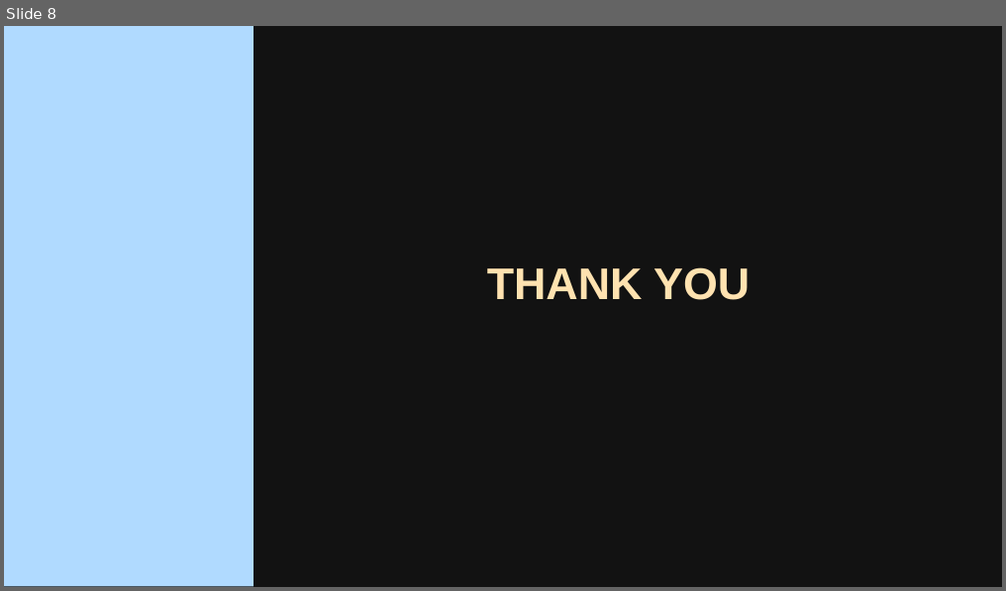
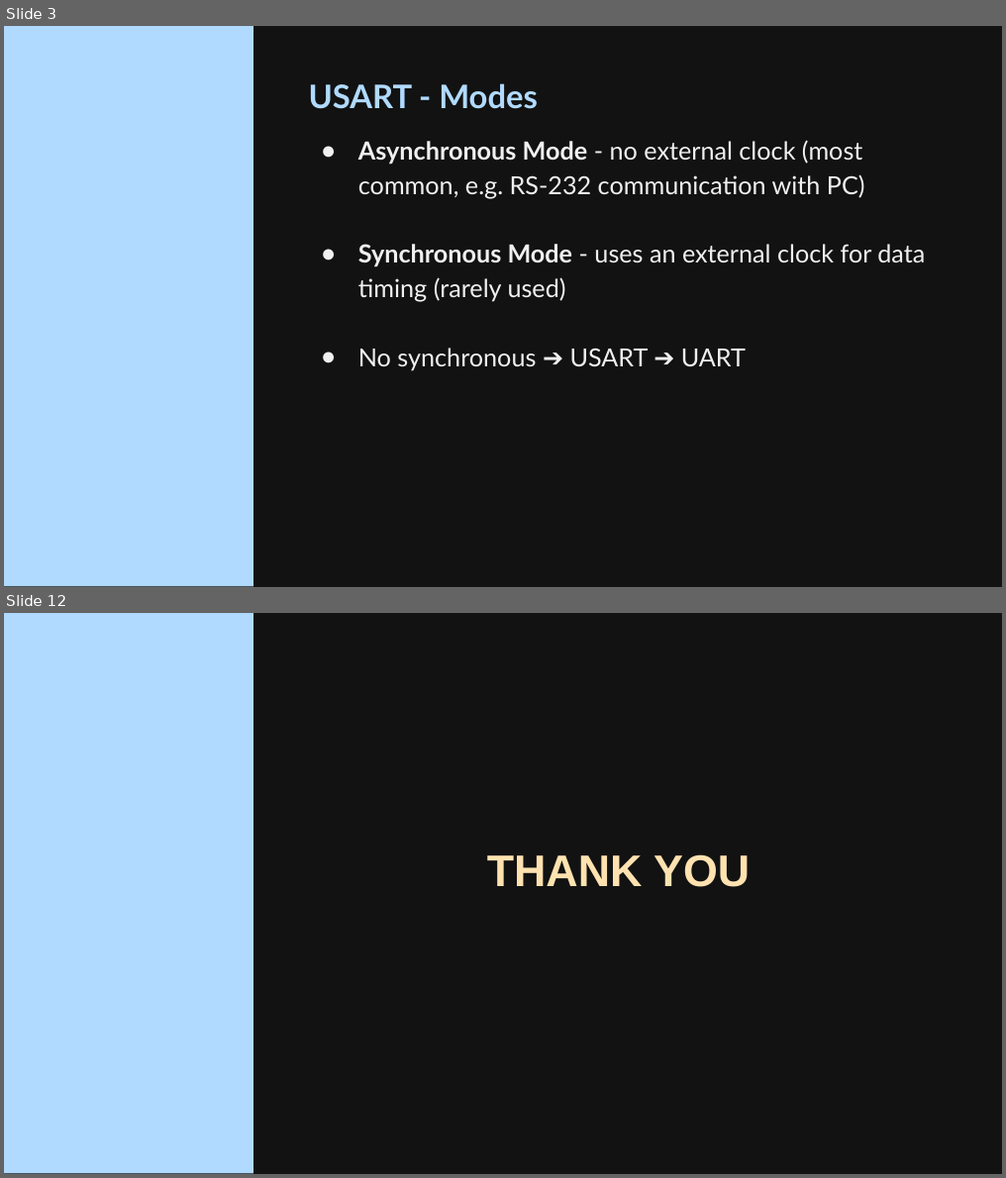
Before and after one commit to mohulmgeorge/embedded-systems, a slide deck: Presentations/AVR Live Class 13.pptx. Shown one above the other, each under a label of ours: slide 8 before the commit, slides 3 and 12 after it; the slides between them are not shown. The pictures are 1006x591 and 1006x1178 pixels, drawn with LibreOffice and Linux fonts; fonts in the diff are those of the drawing; background and template pictures are left out. Boxes give left, top, right and bottom in pixels: in the first picture for what was removed or moved away, otherwise in the second. Text is boxed around its words. In the diff, an @@ line names an element or a change of style, - is before the commit and + after.

```diff
--- a/Presentations/AVR Live Class 13.pptx
+++ b/Presentations/AVR Live Class 13.pptx
@@ slide 3 added at <box>4,26,1002,587</box>, background picture (left out); not listed: 1 template element that a slide beside it also shows @@
@@ title added at <box>309,83,538,109</box>, 23.4 pt, text #B0DAFF, bold @@
+USART - Modes
@@ text added at <box>358,140,925,371</box>, 18 pt, text #F0F0F0 @@
+● Asynchronous Mode - no external clock (most common, e.g. RS-232 communication with PC)
+● Synchronous Mode - uses an external clock for data timing (rarely used)
+● No synchronous ➔ USART ➔ UART
@@ what was slide 8 is now slide 12 @@
```
Also in this commit, not shown: 1 slide changed, 9 other slides added, 6 slides removed, 19 other files.
